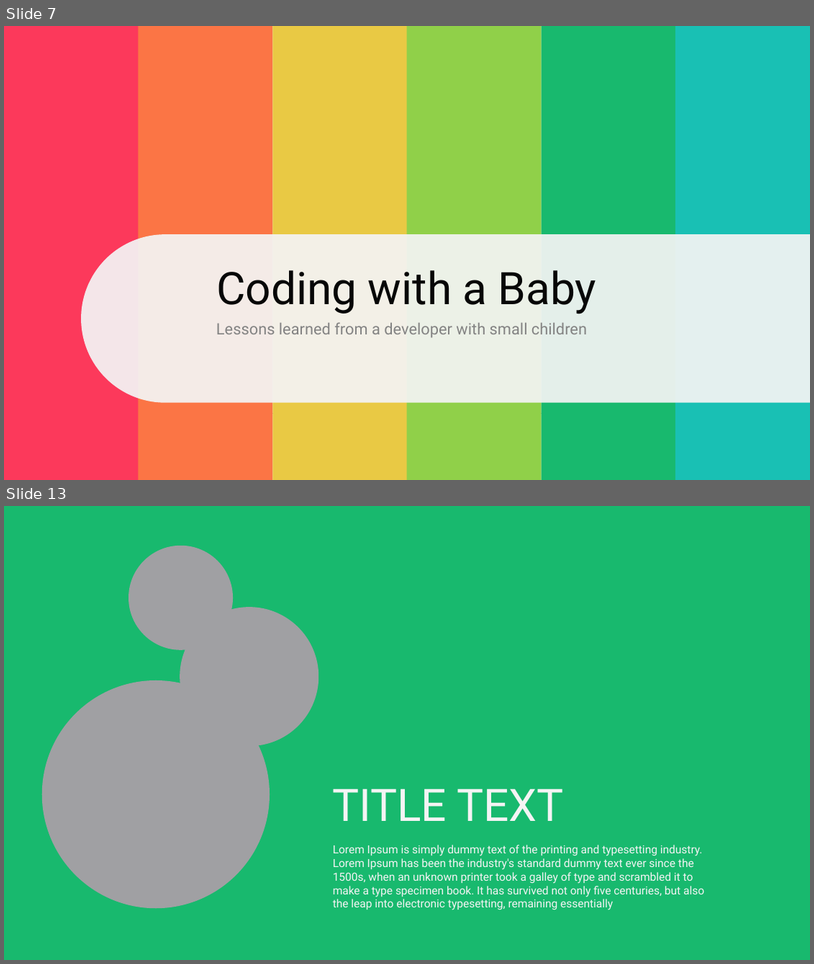
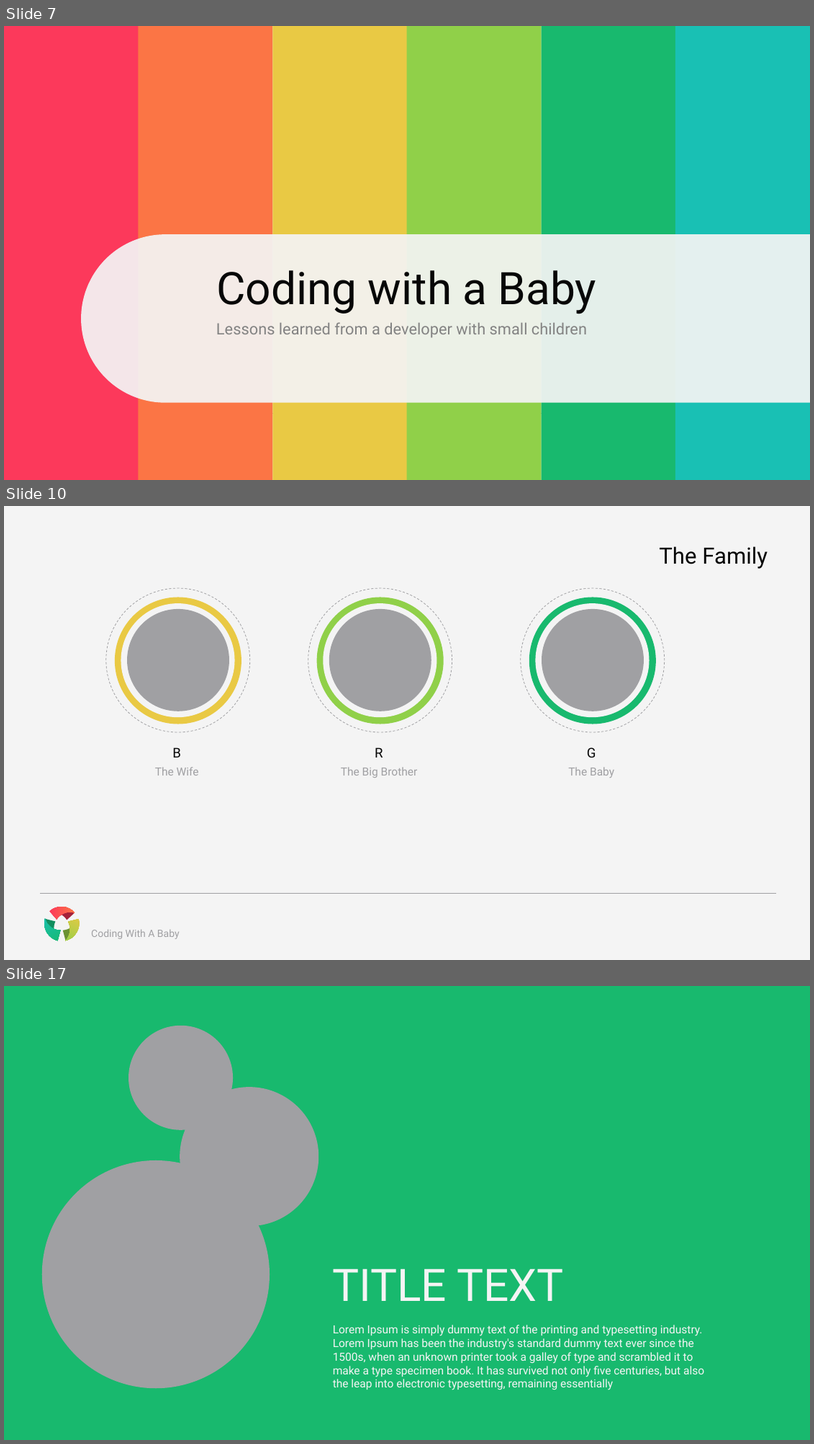
Before and after one commit to CognitiveBurden/CodingWithABaby, a slide deck: CodingWithABaby.pptx. Shown one above the other, each under a label of ours: slides 7 and 13 before the commit, slides 7, 10 and 17 after it; the slides between them are not shown. The pictures are 814x964 and 814x1444 pixels, drawn with LibreOffice and Linux fonts; fonts in the diff are those of the drawing. Boxes give left, top, right and bottom in pixels: in the first picture for what was removed or moved away, otherwise in the second. Text is boxed around its words. In the diff, an @@ line names an element or a change of style, - is before the commit and + after.

```diff
--- a/CodingWithABaby.pptx
+++ b/CodingWithABaby.pptx
@@ slide 10 added at [4,506,810,960], background #F4F4F4; not listed: 1 template element that a slide beside it also shows @@
@@ title added at [659,546,768,569], 20 pt, text #070707 @@
+The Family
@@ group added at [106,588,251,775]: 4 ellipses, 2 texts @@
+B
+The Wife
@@ group added at [308,588,453,777]: 4 ellipses, 2 texts @@
+R
+The Big Brother
@@ group added at [521,588,665,777]: 4 ellipses, 2 texts @@
+G
+The Baby
@@ freeform shape added at [40,915,64,942], fill #118E5F @@
@@ freeform shape added at [40,916,64,943], fill gradient #18B96E to #19C0B4 @@
@@ freeform shape added at [49,906,74,919], fill gradient #FC395B to #FB7545 @@
@@ freeform shape added at [50,907,74,920], fill #A52239 @@
@@ freeform shape added at [59,916,82,943], fill #6A9132 @@
@@ freeform shape added at [59,915,83,944], fill gradient #E9C944 to #90D049 @@
@@ text added at [91,929,180,939], 9 pt, text #A0A0A3 @@
+Coding With A Baby
@@ what was slide 13 is now slide 17 @@
```
Also in this commit, not shown: 3 slides changed, 3 other slides added.
